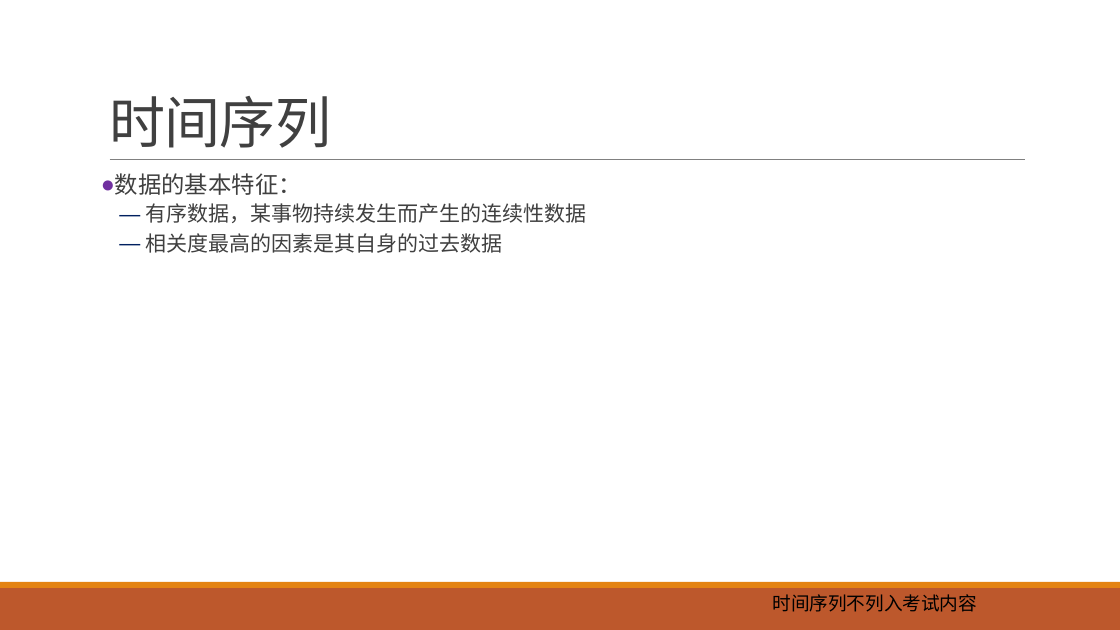
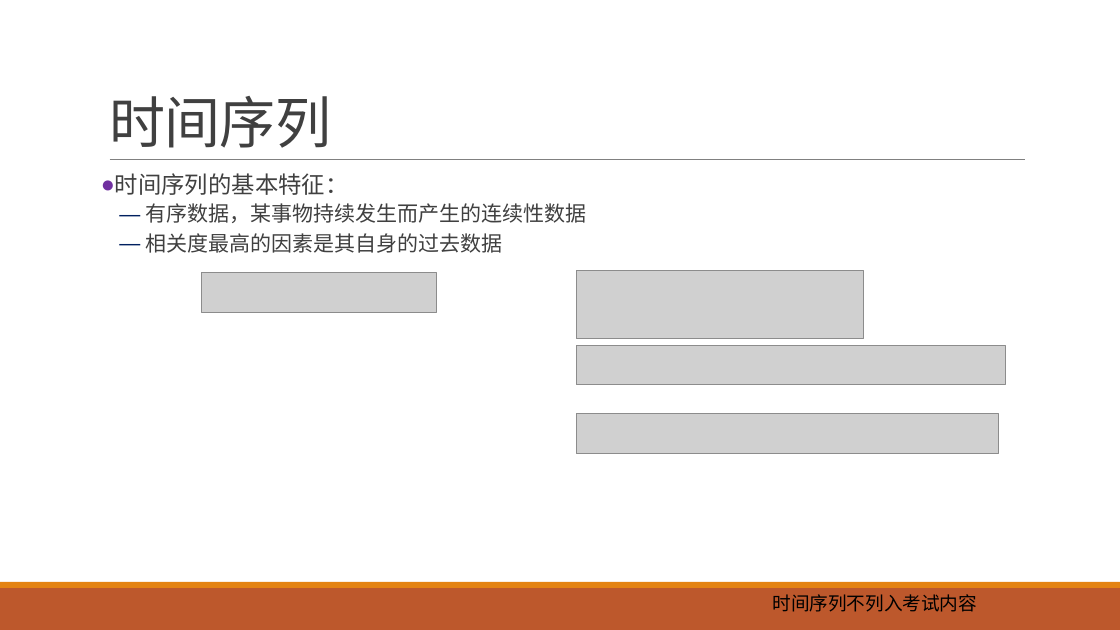
Before and after one commit to exoplanetX/DataAnalytics, a slide deck: slide 19 of 数据分析-7-预测.pptx (slide 18 before the commit). Drawn at 1120x630 pixels with LibreOffice and Linux fonts; fonts in the diff are those of the drawing; grey boxes stand for pictures. Boxes give left, top, right and bottom in pixels: in the first picture for what was removed or moved away, otherwise in the second. Text is boxed around its words. In the diff, an @@ line names an element or a change of style, - is before the commit and + after.

```diff
--- a/数据分析-7-预测.pptx
+++ b/数据分析-7-预测.pptx
@@ text at [115,173,349,195]: text changed @@
-● 数据的基本特征：
+● 时间序列的基本特征：
@@ picture added at [202,273,436,313] @@
@@ picture added at [576,271,864,339] @@
@@ picture added at [576,345,1006,385] @@
@@ picture added at [576,414,999,454] @@
```
Also in this commit, not shown: 5 other slides changed, 1 slide added, 1 slide removed.
